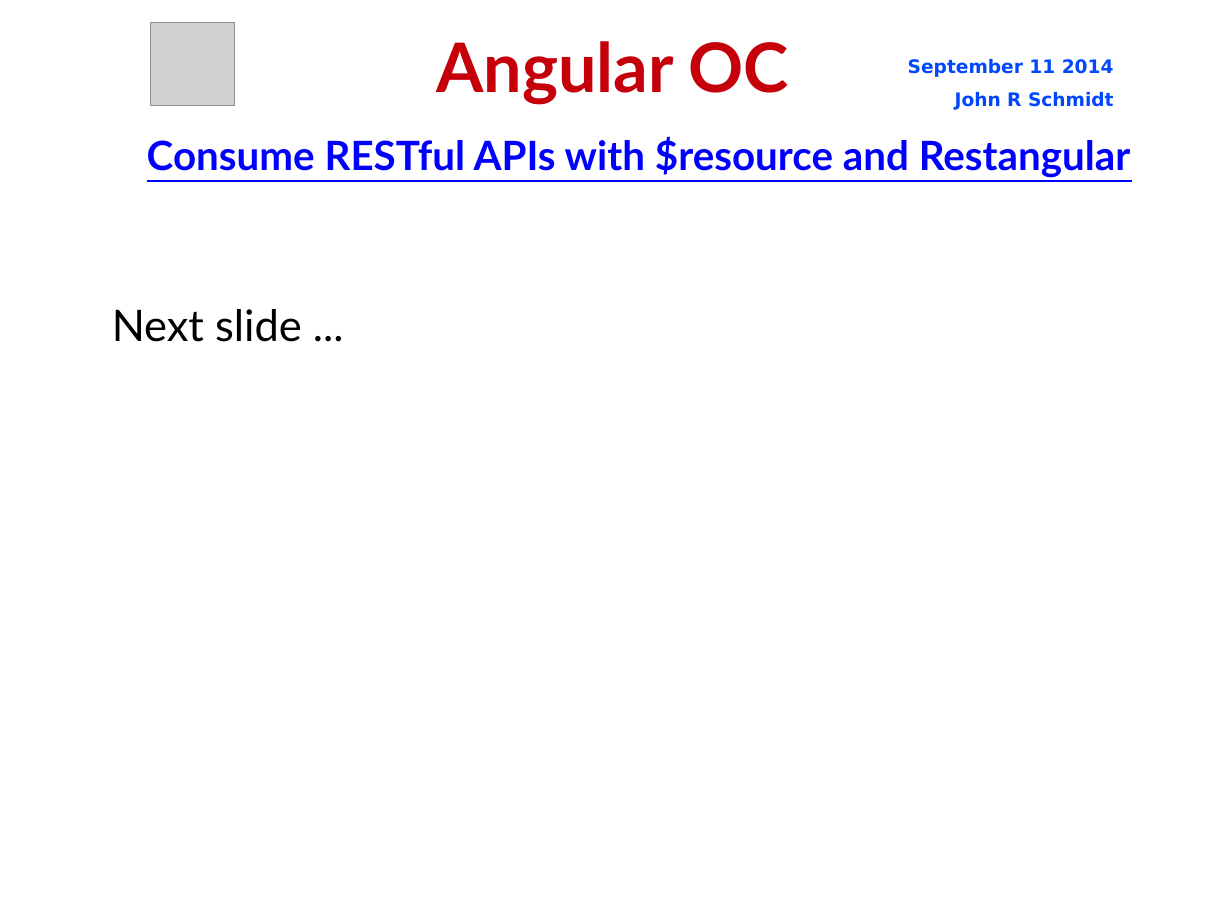
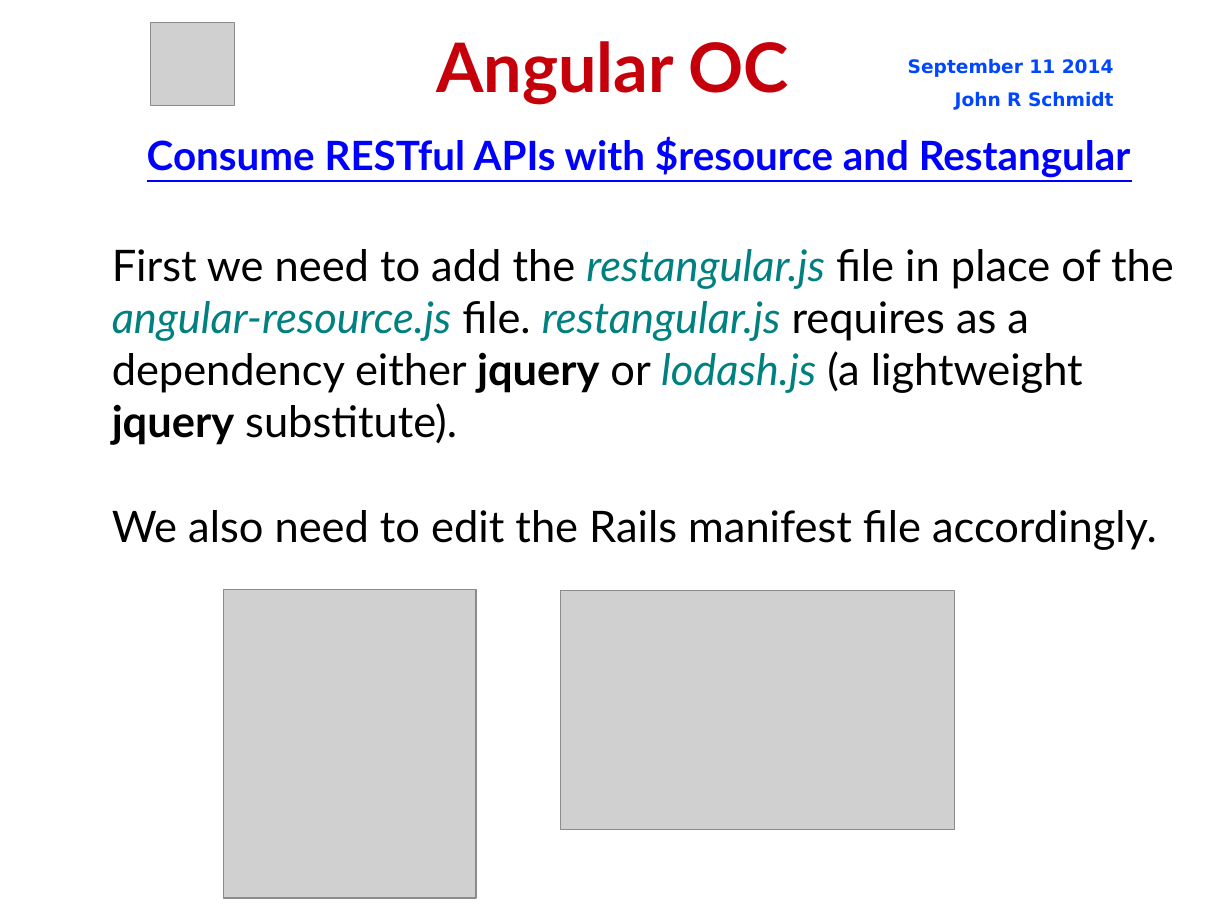
Before and after one commit to jrschmidt/fifa-angular-rest-demo, a slide deck: slide 50 of fifa.odp. Drawn at 1232x924 pixels with LibreOffice and Linux fonts; fonts in the diff are those of the drawing; grey boxes stand for pictures; background and template pictures are left out. Boxes give left, top, right and bottom in pixels: in the first picture for what was removed or moved away, otherwise in the second. Text is boxed around its words. In the diff, an @@ line names an element or a change of style, - is before the commit and + after.

Commit message:
add restangular and lodash files

```diff
--- a/fifa.odp
+++ b/fifa.odp
@@ subtitle added at [112, 249, 1174, 550], 28 pt, text #000000 @@
+First we need to add the restangular.js file in place of the angular-resource.js file. restangular.js requires as a dependency either jquery or lodash.js (a lightweight jquery substitute).
+We also need to edit the Rails manifest file accordingly.
@@ subtitle removed at [112, 309, 302, 342] @@
-Next slide ...
@@ picture added at [224, 590, 476, 899] @@
@@ picture added at [561, 591, 955, 831] @@
```
Also in this commit, not shown: 3 other slides changed, 8 other files.
